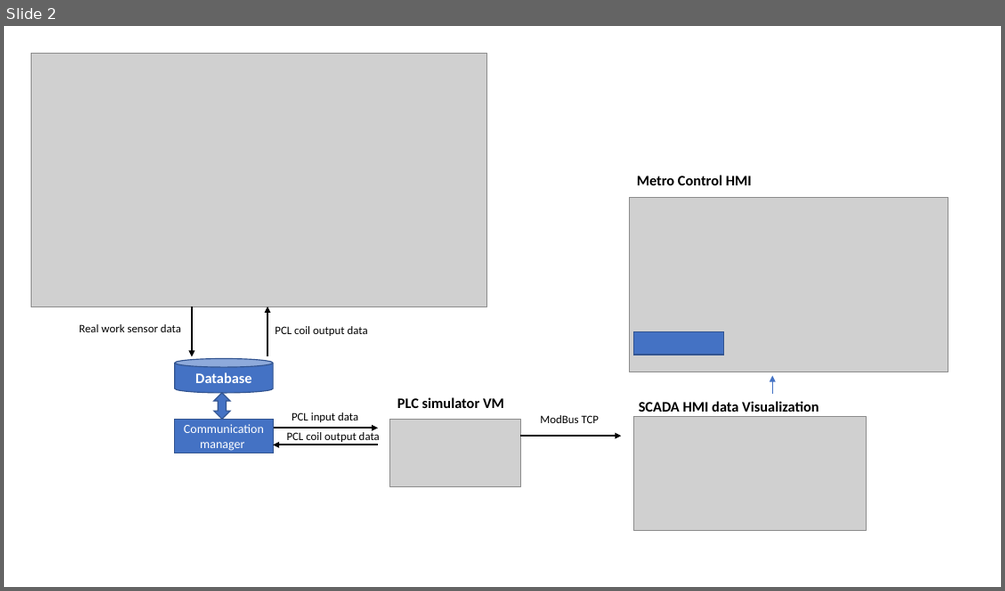
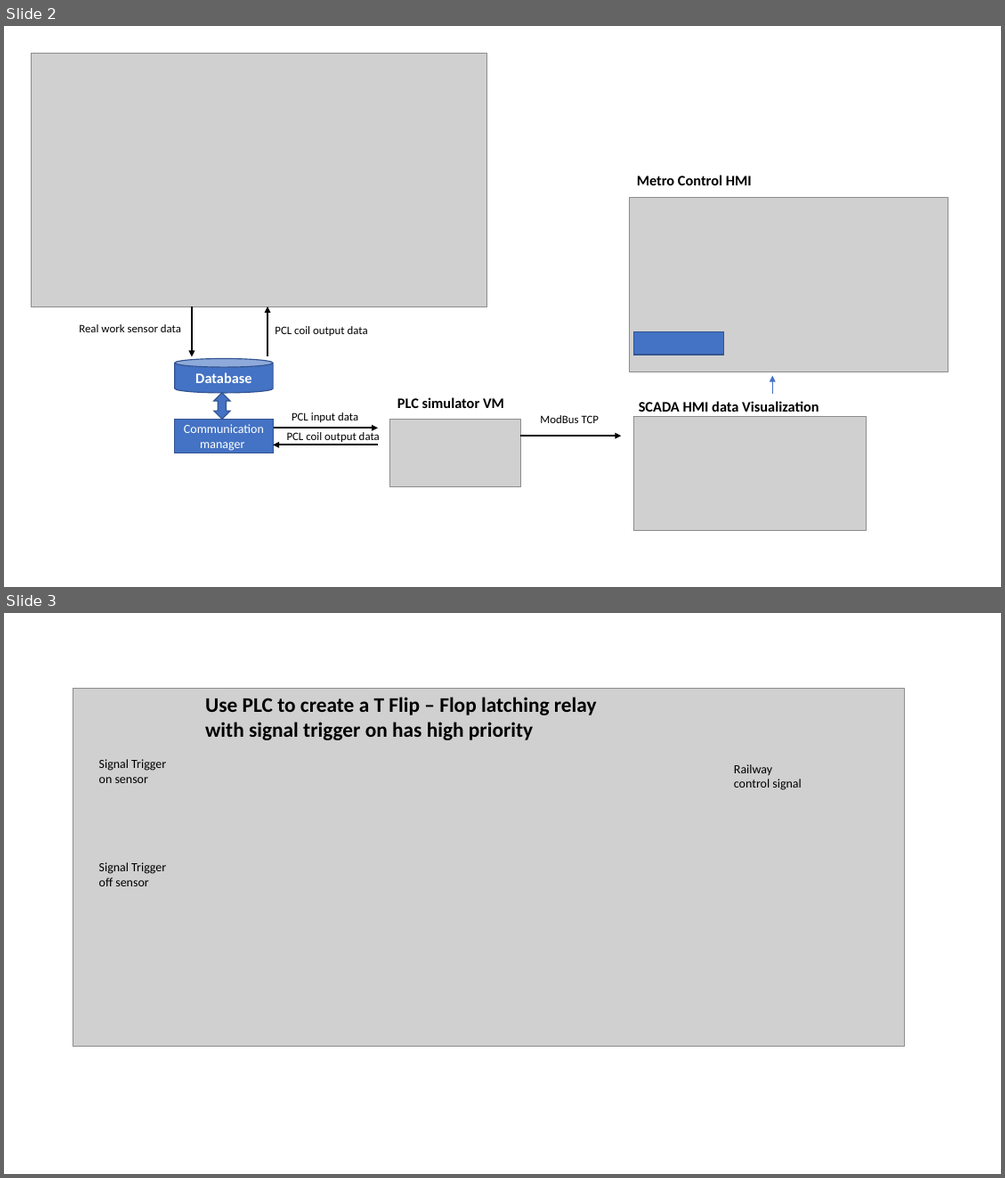
Before and after one commit to mrminhaz87/Railway-IT-OT-Demo, a slide deck: doc/designDoc.pptx. Shown one above the other, each under a label of ours: slide 2 before the commit, slides 2 and 3 after it. The pictures are 1005x591 and 1005x1178 pixels, drawn with LibreOffice and Linux fonts; fonts in the diff are those of the drawing; grey boxes stand for pictures. Boxes give left, top, right and bottom in pixels: in the first picture for what was removed or moved away, otherwise in the second. Text is boxed around its words. In the diff, an @@ line names an element or a change of style, - is before the commit and + after.

```diff
--- a/doc/designDoc.pptx
+++ b/doc/designDoc.pptx
@@ slide 3 added at (4, 613, 1001, 1174), background #FFFFFF @@
@@ picture added at (73, 688, 905, 1046) @@
@@ text added at (205, 697, 597, 740), 20 pt, text #000000, bold @@
+Use PLC to create a T Flip – Flop latching relay with signal trigger on has high priority
@@ text added at (99, 759, 166, 783), 12 pt, text #000000 @@
+Signal Trigger on sensor
@@ text added at (734, 764, 801, 790), 12 pt, text #000000 @@
+Railway control signal
@@ text added at (99, 862, 166, 886), 12 pt, text #000000 @@
+Signal Trigger off sensor
```
Also in this commit, not shown: 9 other files.
